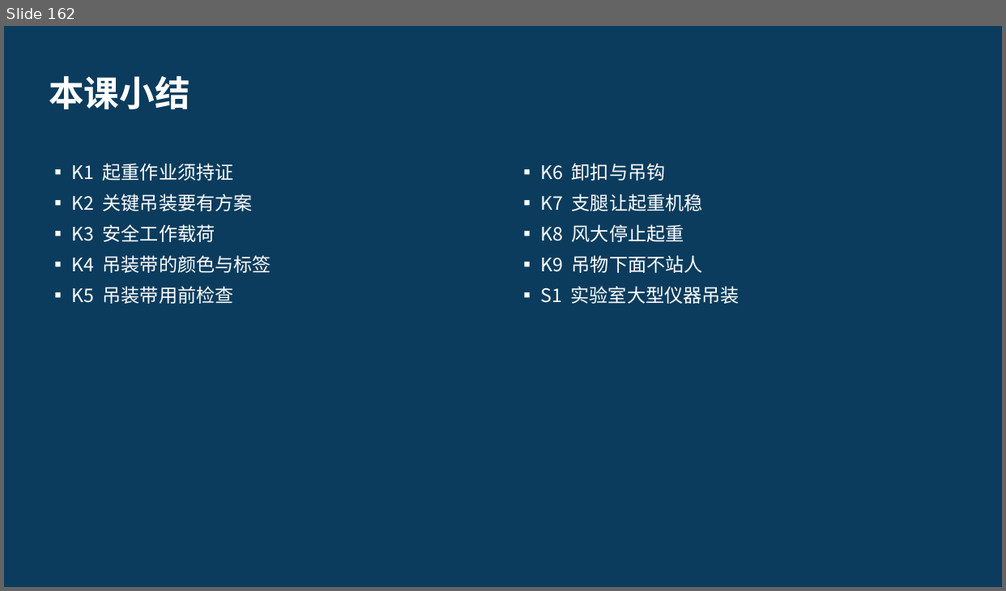
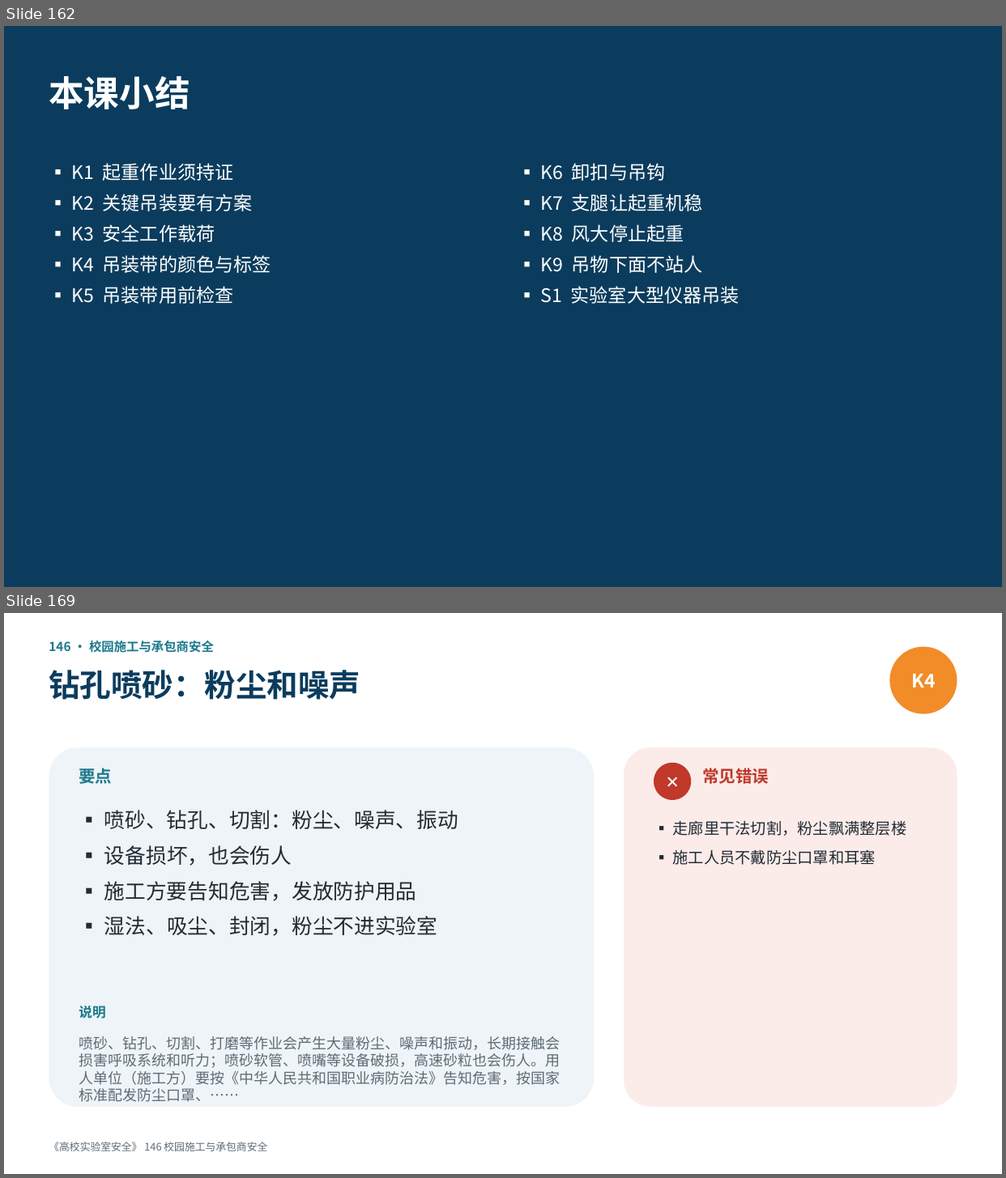
Before and after one commit to hanrongwx-max/videoyoutubo, a slide deck: course/高校实验室安全/课件/第12章_特种作业与工程施工安全.pptx. Shown one above the other, each under a label of ours: slide 162 before the commit, slides 162 and 169 after it; the slides between them are not shown. The pictures are 1006x591 and 1006x1178 pixels, drawn with LibreOffice and Linux fonts; fonts in the diff are those of the drawing. Boxes give left, top, right and bottom in pixels: in the first picture for what was removed or moved away, otherwise in the second. Text is boxed around its words. In the diff, an @@ line names an element or a change of style, - is before the commit and + after.

```diff
--- a/course/高校实验室安全/课件/第12章_特种作业与工程施工安全.pptx
+++ b/course/高校实验室安全/课件/第12章_特种作业与工程施工安全.pptx
@@ slide 169 added at box(4, 613, 1002, 1174), background #FFFFFF @@
@@ text added at box(49, 641, 214, 653), 12 pt, text #1D7A8C, bold @@
+146 · 校园施工与承包商安全
@@ ellipse added at box(889, 647, 957, 714), fill #F28C28, 18 pt, text #FFFFFF, bold @@
+K4
@@ text added at box(49, 670, 360, 700), 30 pt, text #0B3C5D, bold @@
+钻孔喷砂：粉尘和噪声
@@ rounded rectangle added at box(49, 747, 594, 1107), fill #EEF4F7 @@
@@ rounded rectangle added at box(624, 747, 957, 1107), fill #FBECEA @@
@@ text added at box(79, 768, 112, 784), 16 pt, text #1D7A8C, bold @@
+要点
@@ ellipse added at box(654, 763, 691, 800), fill #C0392B, 16 pt, text #FFFFFF, bold @@
+✕
@@ text added at box(702, 768, 769, 784), 16 pt, text #C0392B, bold @@
+常见错误
@@ text added at box(104, 810, 458, 936), 20 pt, text #222B33 @@
+▪ 喷砂、钻孔、切割：粉尘、噪声、振动
+▪ 设备损坏，也会伤人
+▪ 施工方要告知危害，发放防护用品
+▪ 湿法、吸尘、封闭，粉尘不进实验室
@@ text added at box(673, 821, 907, 865), 15 pt, text #222B33 @@
+▪ 走廊里干法切割，粉尘飘满整层楼
+▪ 施工人员不戴防尘口罩和耳塞
@@ text added at box(79, 1006, 105, 1019), 13 pt, text #1D7A8C, bold @@
+说明
@@ text added at box(79, 1037, 560, 1085), 14 pt, text #5F6B75 @@
+喷砂、钻孔、切割、打磨等作业会产生大量粉尘、噪声和振动，长期接触会损害呼吸系统和听力；喷砂软管、喷嘴等设备破损，高速砂粒也会伤人。用人单位（施工方）要按《中华人民共和国职业病防治法》告知危害，按国家标准配发防尘口罩、……
@@ text added at box(49, 1142, 267, 1152), 10 pt, text #5F6B75 @@
+《高校实验室安全》 146 校园施工与承包商安全
```
Also in this commit, not shown: 18 other slides added, 2 other files.
